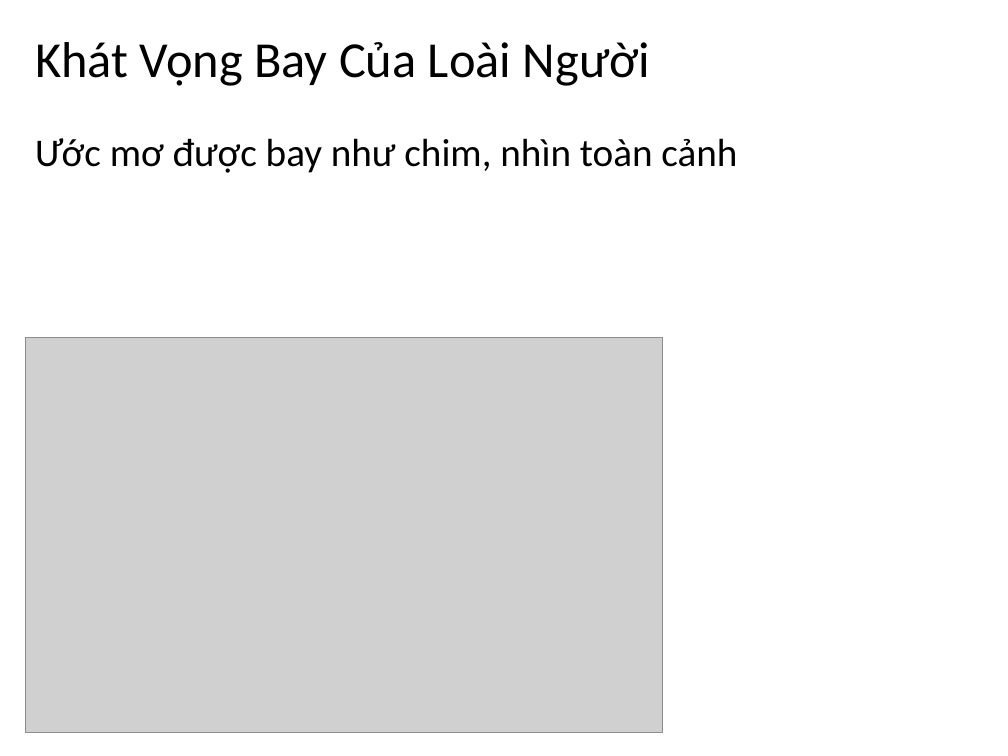
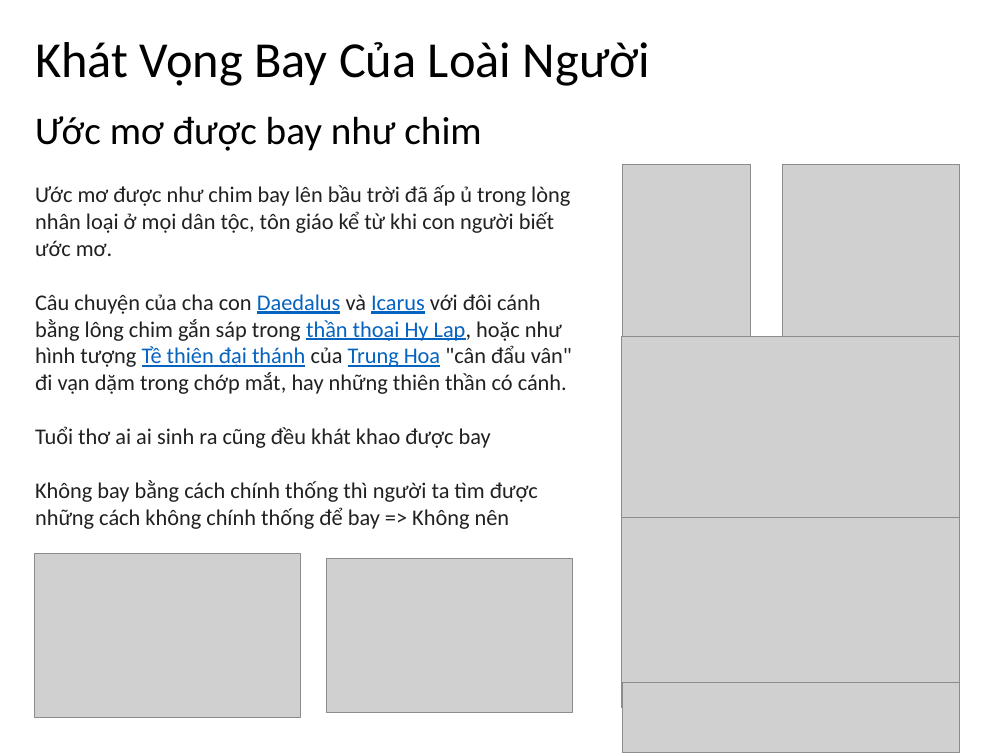
Before and after one commit to anhkysu/docs, a slide deck: slide 4 of De_Tai_Chao_Le_Khanh_Trinh_23112020.pptx. Drawn at 1008x756 pixels with LibreOffice and Linux fonts; fonts in the diff are those of the drawing; grey boxes stand for pictures. Boxes give left, top, right and bottom in pixels: in the first picture for what was removed or moved away, otherwise in the second. Text is boxed around its words. In the diff, an @@ line names an element or a change of style, - is before the commit and + after.

```diff
--- a/De_Tai_Chao_Le_Khanh_Trinh_23112020.pptx
+++ b/De_Tai_Chao_Le_Khanh_Trinh_23112020.pptx
@@ text at (x1=35, y1=116, x2=481, y2=151): text changed @@
-Ước mơ được bay như chim, nhìn toàn cảnh
+Ước mơ được bay như chim
@@ picture added at (x1=622, y1=164, x2=750, y2=337) @@
@@ picture added at (x1=783, y1=164, x2=960, y2=337) @@
@@ text added at (x1=35, y1=185, x2=572, y2=529), 16 pt, text #202122 @@
+Ước mơ được như chim bay lên bầu trời đã ấp ủ trong lòng nhân loại ở mọi dân tộc, tôn giáo kể từ khi con người biết ước mơ.
+Câu chuyện của cha con Daedalus và Icarus với đôi cánh bằng lông chim gắn sáp trong thần thoại Hy Lạp, hoặc như hình tượng Tề thiên đại thánh của Trung Hoa "cân đẩu vân" đi vạn dặm trong chớp mắt, hay những thiên thần có cánh.
+Tuổi thơ ai ai sinh ra cũng đều khát khao được bay
+Không bay bằng cách chính thống thì người ta tìm được những cách không chính thống để bay => Không nên
@@ picture removed at (x1=25, y1=338, x2=662, y2=733) @@
@@ picture added at (x1=621, y1=337, x2=960, y2=529) @@
@@ picture added at (x1=621, y1=517, x2=960, y2=708) @@
@@ picture added at (x1=34, y1=553, x2=300, y2=717) @@
@@ picture added at (x1=326, y1=558, x2=572, y2=713) @@
@@ picture added at (x1=622, y1=682, x2=960, y2=753) @@
```
Also in this commit, not shown: 1 other slide changed, 4 slides added, 1 slide removed.
